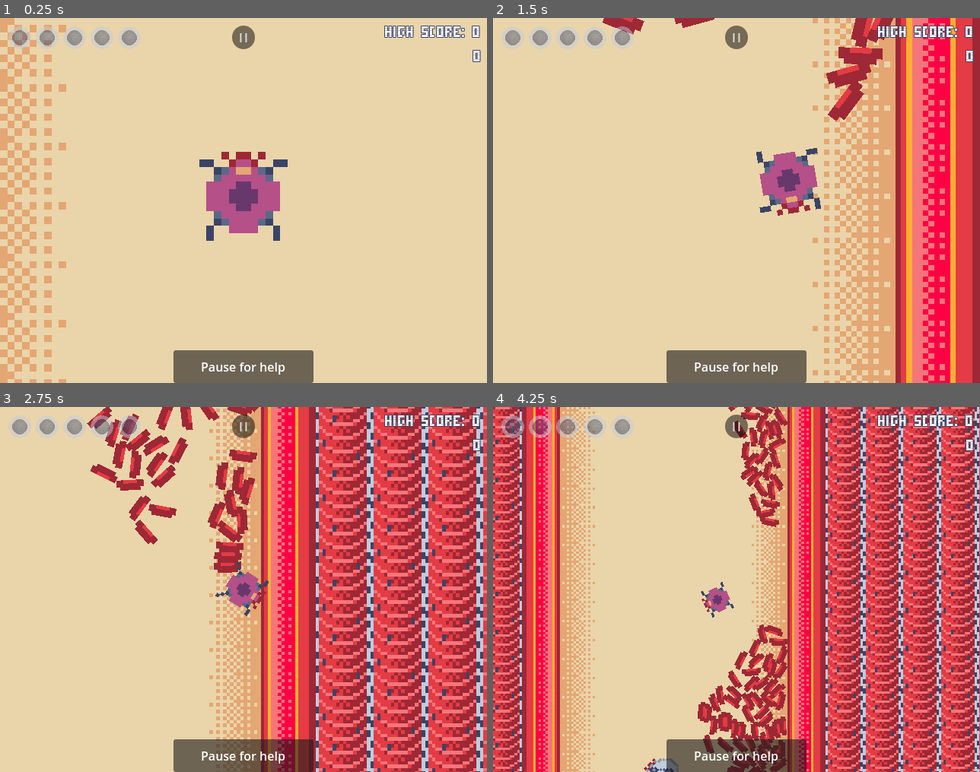
Above: before the commit, frames 1-4 (two rows, left to right).
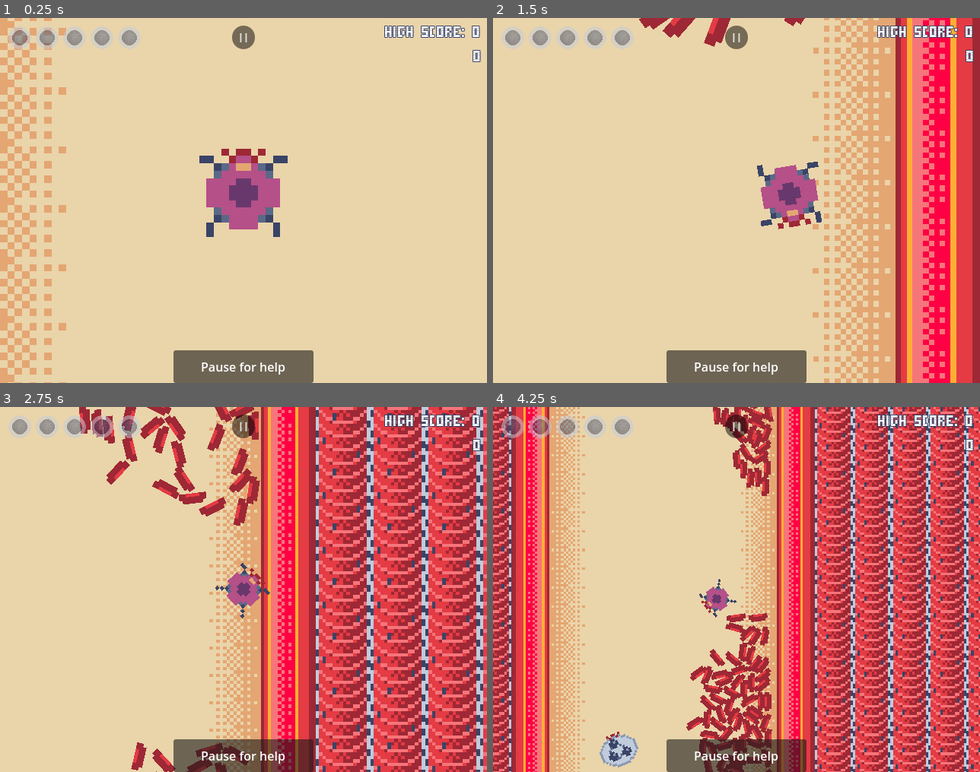
Above: after the commit, the same moments.

Repository: BertrandBordage/Bloody-Sarcoma
Game: Godot game, scene res://game.tscn
Same seed, same stepped clock (60 frames per second), same inputs: the game is played once before the commit and once after it. Sound files missing from this copy of the repository are replaced by a short silence.
Inputs (mouse positions are in pixels of both pictures, inside the frame that each line leads up to):
- Up to frame 1 (0.25 s): no input
- Up to frame 2 (1.5 s): tap Enter at 0.5 s; move the mouse to (843, 182) at 0.52 s; hold Right (right) 0.53-1.25 s; tap Space (metastasize) at 0.6 s; click (843, 182) at 0.67 s; drag from (639, 218) to (829, 200) at 1.27 s
- Up to frame 3 (2.75 s): move the mouse to (292, 509) at 2.02 s; hold Right (right) from 2.03 s (still down); tap Space (metastasize) at 2.1 s
- Up to frame 4 (4.25 s): release Right (right) at 2.75 s; drag from (712, 662) to (736, 589) at 2.77 s; move the mouse to (882, 644) at 3.52 s; hold Left (left) from 3.53 s (still down); tap Space (metastasize) at 3.6 s

The runs differ from the first frame. In frame 1, 4.6% of the frame differs, in the area x 0-60%, y 0-100%; in frame 2, 10%; in frame 3, 21%; in frame 4, 55%, in the area x 0-100%, y 0-100%.

Commit message:
Synchronizes the heartbeat perfectly to the music.

Diff:
--- a/autoload/Heartbeat.gd
+++ b/autoload/Heartbeat.gd
@@ -1,17 +1,34 @@
 extends Node
 
 
-var beats_per_second: float = 1.0
-var blood_pressure: float = 0.0
+var beats_per_second: float = 2.0 / 3.0
+var blood_pressure: float = 2.0
+var blood_pressure_multiplier: float = 1.0
 
 
 func start():
     var pulse_tween = create_tween().set_loops()
-    pulse_tween.tween_property(self, "blood_pressure", 2, 0.25 / beats_per_second)
-    pulse_tween.tween_property(self, "blood_pressure", -1, 0.3125 / beats_per_second)
-    pulse_tween.tween_property(self, "blood_pressure", 1, 0.1875 / beats_per_second)
-    pulse_tween.tween_property(self, "blood_pressure", -1.25, 0.5 / beats_per_second)
-    var beats_speed_tween = create_tween().set_loops()
-    beats_speed_tween.tween_property(self, "beats_per_second", 0.8, 20)
-    beats_speed_tween.tween_property(self, "beats_per_second", 2, 20)
-    beats_speed_tween.tween_property(self, "beats_per_second", 1, 20)
+    pulse_tween.tween_property(
+        self, "blood_pressure",
+        -1.0 * blood_pressure_multiplier,
+        0.20 / beats_per_second,
+    )
+    pulse_tween.tween_property(
+        self, "blood_pressure",
+        1.0 * blood_pressure_multiplier,
+        0.13333333333 / beats_per_second,
+    )
+    pulse_tween.tween_property(
+        self, "blood_pressure",
+        -1.25 * blood_pressure_multiplier,
+        0.46666666667 / beats_per_second,
+    )
+    pulse_tween.tween_property(
+        self, "blood_pressure",
+        2.0 * blood_pressure_multiplier,
+        0.2 / beats_per_second,
+    )
+    #var beats_speed_tween = create_tween().set_loops()
+    #beats_speed_tween.tween_property(self, "beats_per_second", 0.8, 20)
+    #beats_speed_tween.tween_property(self, "beats_per_second", 2, 20)
+    #beats_speed_tween.tween_property(self, "beats_per_second", 1, 20)
